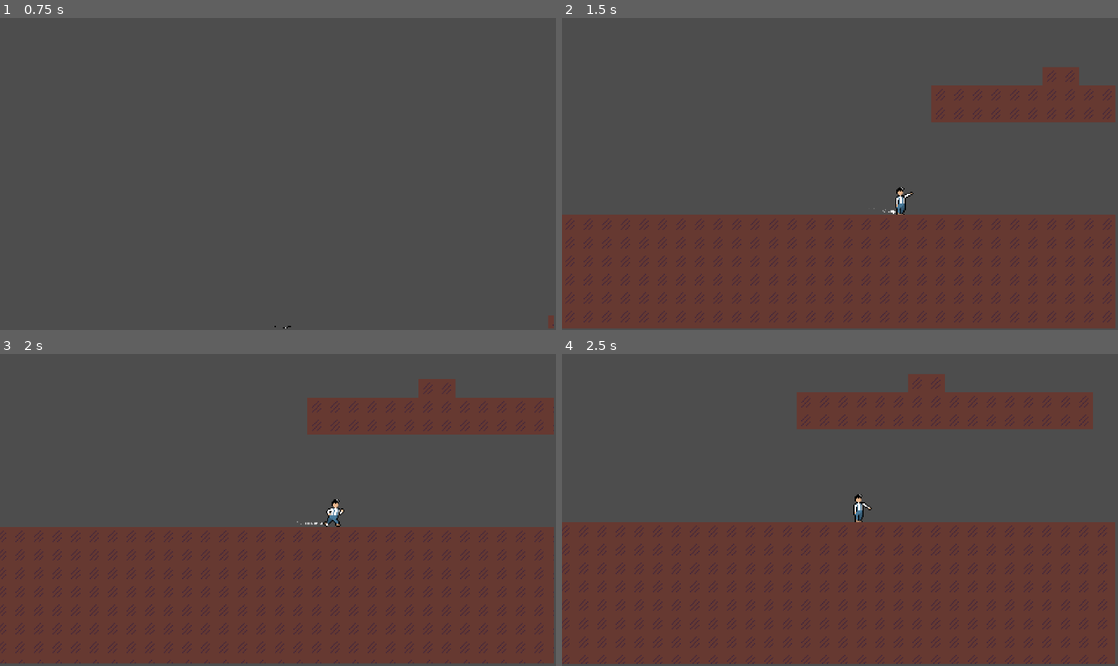
Above: before the commit, frames 1-4 (two rows, left to right).
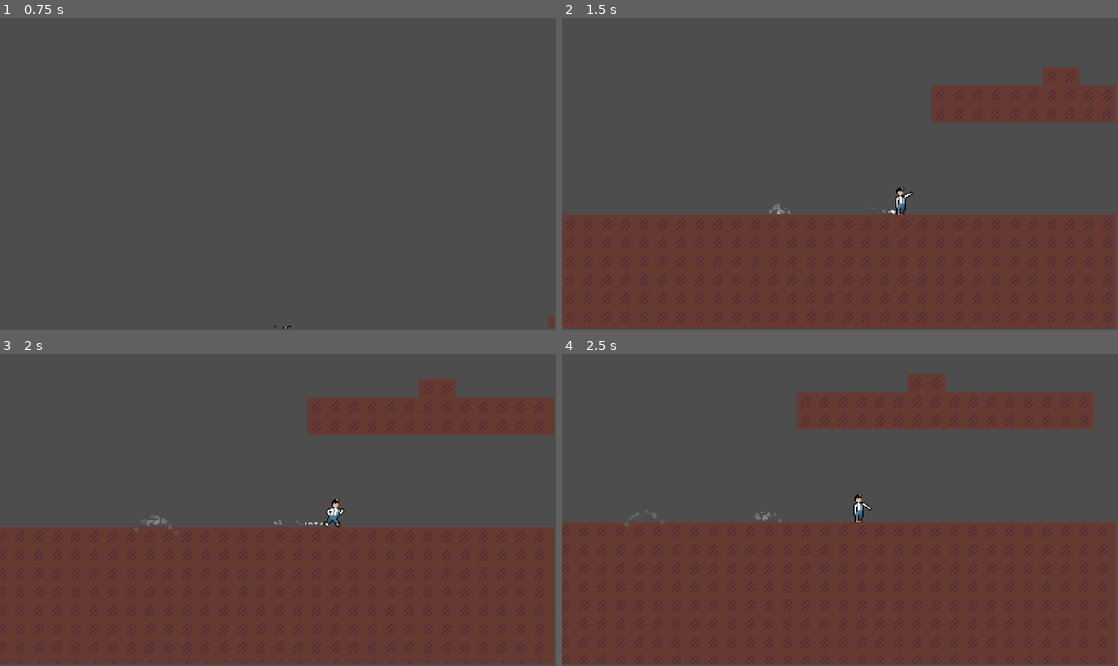
Above: after the commit, the same moments.

Repository: tixvage/bgj25.2
Game: Godot game, scene res://scenes/main.tscn
Two runs of this game, one before a commit and one after it. Both use one fixed random seed, a clock stepped at 60 frames per second and the inputs below. The engine's default icon, where the game draws it, is replaced by a stand-in: a white triangle on a blue panel in a dark square. Sound files missing from this copy of the repository are replaced by a short silence.
Inputs (mouse positions are in pixels of both pictures, inside the frame that each line leads up to):
- Up to frame 1 (0.75 s): move the mouse to (400, 158) at 0.52 s; hold D (move_right) from 0.53 s (still down); click (400, 158) at 0.6 s
- Up to frame 2 (1.5 s): keep holding D (move_right); tap W (move_up) at 0.77 s; move the mouse to (728, 189) at 1.27 s; click (728, 189) at 1.35 s
- Up to frame 3 (2 s): keep holding D (move_right); tap W (move_up) at 1.52 s
- Up to frame 4 (2.5 s): move the mouse to (895, 441) at 2.02 s; release D (move_right) at 2.03 s; hold A (move_left) from 2.03 s (still down); click (895, 441) at 2.1 s

Frame 1 is identical in both runs. In frame 2, less than 0.1% of the frame differs, in the area x 37-42%, y 59-63%; in frame 3, less than 0.1%, in the area x 24-57%, y 51-58%; in frame 4, less than 0.1%.

Commit message:
more feel + ai improvement

Diff:
--- /dev/null
+++ b/particles/jump_end.tscn
@@ -0,0 +1,28 @@
+[gd_scene load_steps=3 format=3 uid="uid://c8acbe161127y"]
+
+[sub_resource type="Curve" id="Curve_h62ak"]
+_data = [Vector2(0, 0.714381), 0.0, 0.0, 0, 0, Vector2(0.986842, 1), 0.0, 0.0, 0, 0]
+point_count = 2
+
+[sub_resource type="Gradient" id="Gradient_h62ak"]
+offsets = PackedFloat32Array(0, 0.00359712, 0.985611, 0.996403, 1)
+colors = PackedColorArray(1, 1, 1, 1, 0.733333, 0.733333, 0.733333, 1, 0.466667, 0.466667, 0.466667, 0.8, 0.0431655, 0.0431655, 0.0431655, 1, 0, 0, 0, 1)
+
+[node name="JumpEnd" type="CPUParticles2D"]
+z_index = 50
+z_as_relative = false
+emitting = false
+amount = 16
+one_shot = true
+direction = Vector2(0, -1)
+spread = 70.0
+gravity = Vector2(0, 30)
+initial_velocity_min = 20.0
+initial_velocity_max = 20.0
+angle_min = -180.0
+angle_max = 180.0
+scale_amount_min = 2.0
+scale_amount_max = 4.0
+scale_amount_curve = SubResource("Curve_h62ak")
+color = Color(0.733333, 0.733333, 0.733333, 1)
+color_ramp = SubResource("Gradient_h62ak")
--- a/scenes/demo_world.tscn
+++ b/scenes/demo_world.tscn
@@ -9,6 +9,7 @@
 [ext_resource type="PackedScene" uid="uid://dvag253a51pco" path="res://scenes/enemy_bandim.tscn" id="4_4qpdp"]
 [ext_resource type="PackedScene" uid="uid://bqwybcstswvf5" path="res://particles/explosion.tscn" id="4_qtveh"]
 [ext_resource type="Script" uid="uid://beq2ccoyulos6" path="res://scripts/camera.gd" id="4_tccpi"]
+[ext_resource type="PackedScene" uid="uid://c8acbe161127y" path="res://particles/jump_end.tscn" id="5_ll1pc"]
 [ext_resource type="PackedScene" uid="uid://bfxyd2q71orbl" path="res://scenes/enemy_lotus.tscn" id="7_1464v"]
 [ext_resource type="Texture2D" uid="uid://umdvyh0mljrl" path="res://assets/sprite/biscuithunter123mitani-sheet.png" id="8_4qpdp"]
 [ext_resource type="PackedScene" uid="uid://f8k4ilqwn418" path="res://particles/move.tscn" id="11_33be7"]
@@ -94,6 +95,12 @@
 scene = ExtResource("4_qtveh")
 metadata/_custom_type_script = "uid://oovhr5r2b6c5"
 
+[sub_resource type="Resource" id="Resource_33be7"]
+script = ExtResource("3_cwcxc")
+type = 2
+scene = ExtResource("5_ll1pc")
+metadata/_custom_type_script = "uid://oovhr5r2b6c5"
+
 [sub_resource type="Resource" id="Resource_25m8j"]
 script = ExtResource("2_70cc3")
 move_speed = 300.0
@@ -659,7 +666,7 @@
 [node name="ParticleSpawner" type="Node2D" parent="." node_paths=PackedStringArray("pool")]
 script = ExtResource("2_n31jq")
 pool = NodePath("../ParticlePool")
-particles = Array[ExtResource("3_cwcxc")]([SubResource("Resource_qtveh")])
+particles = Array[ExtResource("3_cwcxc")]([SubResource("Resource_qtveh"), SubResource("Resource_33be7")])
 
 [node name="EnemyPool" type="Node2D" parent="."]
 
@@ -700,10 +707,15 @@
 
 [node name="Root" type="Node2D" parent="Player"]
 
+[node name="FeetMid" type="Node2D" parent="Player/Root"]
+position = Vector2(0, 10)
+
 [node name="MoveParticle" parent="Player/Root" instance=ExtResource("11_33be7")]
 z_index = 50
 position = Vector2(-6, 10)
 lifetime = 0.15
+angle_min = -180.0
+angle_max = 180.0
 
 [node name="HandArea" type="Area2D" parent="Player/Root"]
 position = Vector2(7, 1)
--- a/scripts/enemy_lotus.gd
+++ b/scripts/enemy_lotus.gd
@@ -46,6 +46,8 @@
 
 func change_state(new_state: State) -> void:
 	last_state = state
+	if last_state == State.DIE:
+		return
 	state = new_state
 	if state == State.CHASE:
 		if first_chase:
@@ -69,6 +71,9 @@
 	health -= amount
 	if health <= 0:
 		change_state(State.DIE)
+		flash_timer.start(1)
+		sprite.material.set_shader_parameter("flash_amount", 0.5)
+		sprite.material.set_shader_parameter("flash_light", Vector4(1.0, 0.0, 0.0, 1.0))
 	else:
 		flash_timer.start()
 		sprite.material.set_shader_parameter("flash_amount", 0.8)
@@ -160,7 +165,7 @@
 	elif state == State.HIT:
 		hit_timer -= delta
 		if hit_timer < 0:
-			change_state(last_state)
+			change_state(State.CHASE)
 	elif state == State.DIE:
 		velocity.x = 0
 	elif state == State.RANDOM:
--- a/scripts/particle.gd
+++ b/scripts/particle.gd
@@ -4,6 +4,7 @@
 enum Type {
 	HIT = 0,
 	DASH_END,
+	JUMP_END
 }
 
 @export var type: Type
--- a/scripts/player.gd
+++ b/scripts/player.gd
@@ -13,6 +13,7 @@
 
 @onready var root: Node2D = $Root
 #@onready var sprite: Sprite2D = $Root/Sprite2D
+@onready var feet_mid: Node2D = $Root/FeetMid
 @onready var move_particle: CPUParticles2D = $Root/MoveParticle
 @onready var sprite: AnimatedSprite2D = $Root/AnimatedSprite2D
 @onready var hand_area: Area2D = $Root/HandArea
@@ -25,6 +26,7 @@
 
 var current_data: int
 var is_dashing: bool = false
+var is_falling: bool = false
 var dash_distance: float = 0.0
 var coyote_timer: float = 0.0
 var locked: bool = false
@@ -135,12 +137,24 @@
 	if on_floor and is_dashing:
 		stop_dash()
 
+	if is_falling and on_floor:
+		Global.particle_manager.spawn(Particle.Type.JUMP_END, feet_mid.global_position)
+		is_falling = false
+
+	if not is_falling and velocity.y > 0:
+		is_falling = true
+
 	if Input.is_action_just_pressed("move_up") and can_jump:
 		velocity.y = -data.jump_force
 
 	var direction := Input.get_axis("move_left", "move_right") if can_move else 0.0
 	move_particle.emitting = velocity.x != 0.0 and on_floor
+	var velocity_sign_old := signf(velocity.x)
 	velocity.x = move_toward(velocity.x, direction * data.move_speed, accel * delta)
+	var velocity_sign_new := signf(velocity.x)
+	#direction changed
+	if velocity_sign_old != velocity_sign_new and velocity_sign_new != 0 and on_floor:
+		Global.particle_manager.spawn(Particle.Type.JUMP_END, feet_mid.global_position)
 
 	move_and_slide()
 
Not shown: 1 places in scenes/demo_world.tscn that only renumber resources
